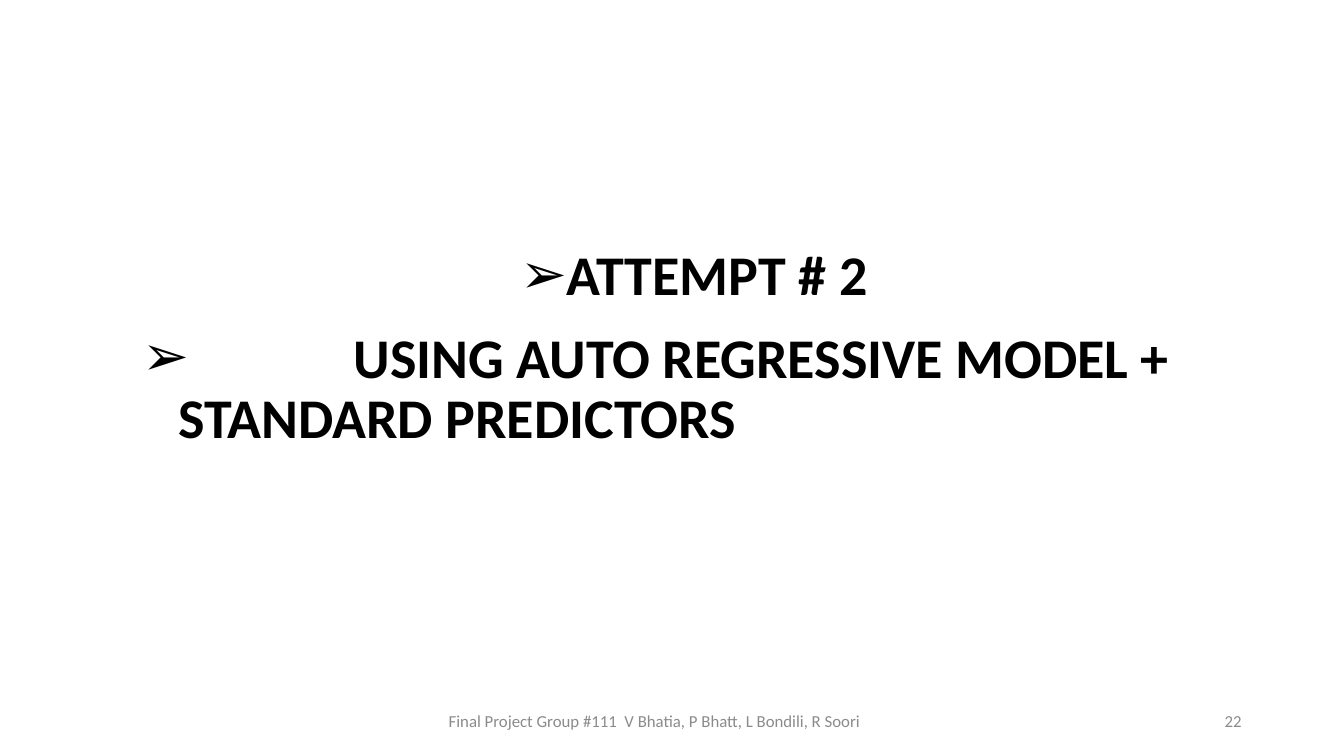
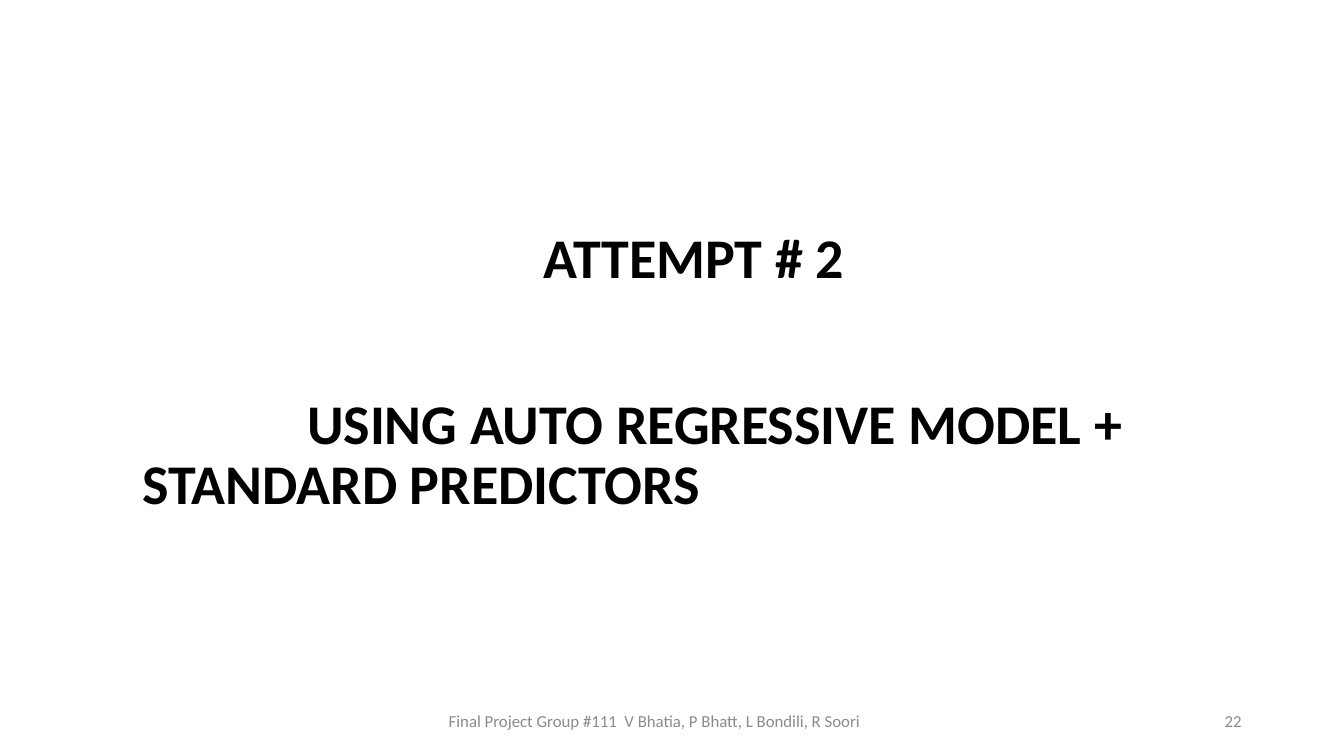
Before and after one commit to bhatiavr/cs109b-final-project-111, a slide deck: slide 22 of docs/Forecasting COVID-19 Cases Using SARS-Cov-2 Titers in Wastewater.pptx. Drawn at 1344x756 pixels with LibreOffice and Linux fonts; fonts in the diff are those of the drawing. Boxes give left, top, right and bottom in pixels: in the first picture for what was removed or moved away, otherwise in the second. Text is boxed around its words. In the diff, an @@ line names an element or a change of style, - is before the commit and + after.

```diff
--- a/docs/Forecasting COVID-19 Cases Using SARS-Cov-2 Titers in Wastewater.pptx
+++ b/docs/Forecasting COVID-19 Cases Using SARS-Cov-2 Titers in Wastewater.pptx
@@ text "ATTEMPT # 2": place and size @@
-text "ATTEMPT # 2" at box(179, 258, 1129, 439)
+text "ATTEMPT # 2" at box(143, 241, 1082, 505)
@@ text "ATTEMPT # 2" at box(143, 241, 1082, 505): bullet ➢ to none @@
```
Also in this commit, not shown: 16 other slides changed, 1 slide removed.
